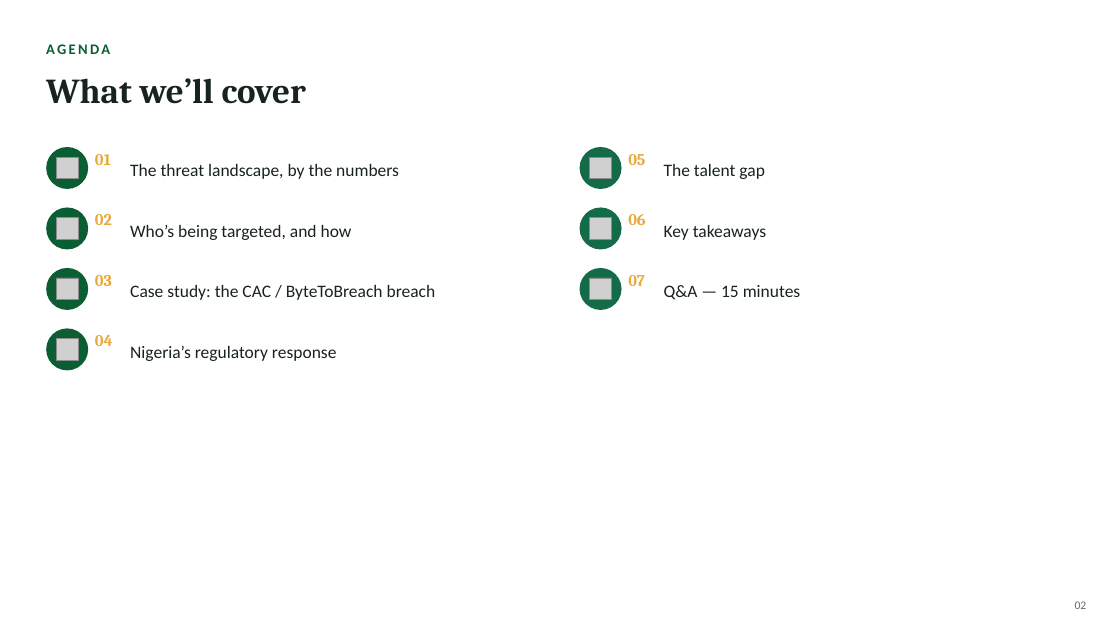
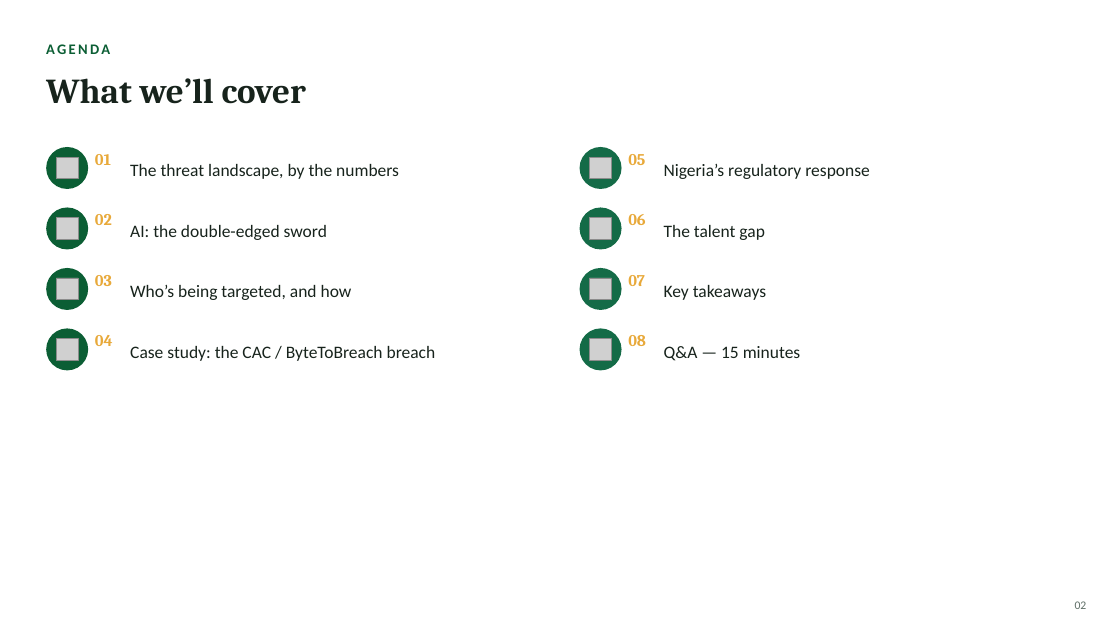
Before and after one commit to ahakelechi/kayceebanks, a slide deck: slide 2 of Cybersecurity_Trends_in_Nigeria.pptx. Drawn at 1120x630 pixels with LibreOffice and Linux fonts; fonts in the diff are those of the drawing; grey boxes stand for pictures. Boxes give left, top, right and bottom in pixels: in the first picture for what was removed or moved away, otherwise in the second. Text is boxed around its words. In the diff, an @@ line names an element or a change of style, - is before the commit and + after.

```diff
--- a/Cybersecurity_Trends_in_Nigeria.pptx
+++ b/Cybersecurity_Trends_in_Nigeria.pptx
@@ text "Nigeria’s regulatory response": place and size @@
-text "Nigeria’s regulatory response" at [130, 346, 337, 361]
+text "Nigeria’s regulatory response" at [664, 164, 870, 179]
@@ text added at [130, 225, 327, 240], 15 pt, text #17231C @@
+AI: the double-edged sword
@@ ellipse added at [580, 329, 622, 371], fill #146B47 @@
@@ picture added at [590, 339, 612, 360] @@
@@ text added at [628, 335, 646, 346], 14 pt, text #E8A93A, bold @@
+08
@@ 5 texts: place and size @@
-5 texts at [130, 164, 801, 300]
+5 texts at [130, 225, 801, 361]
```
Also in this commit, not shown: 8 other slides changed, 1 slide added.
